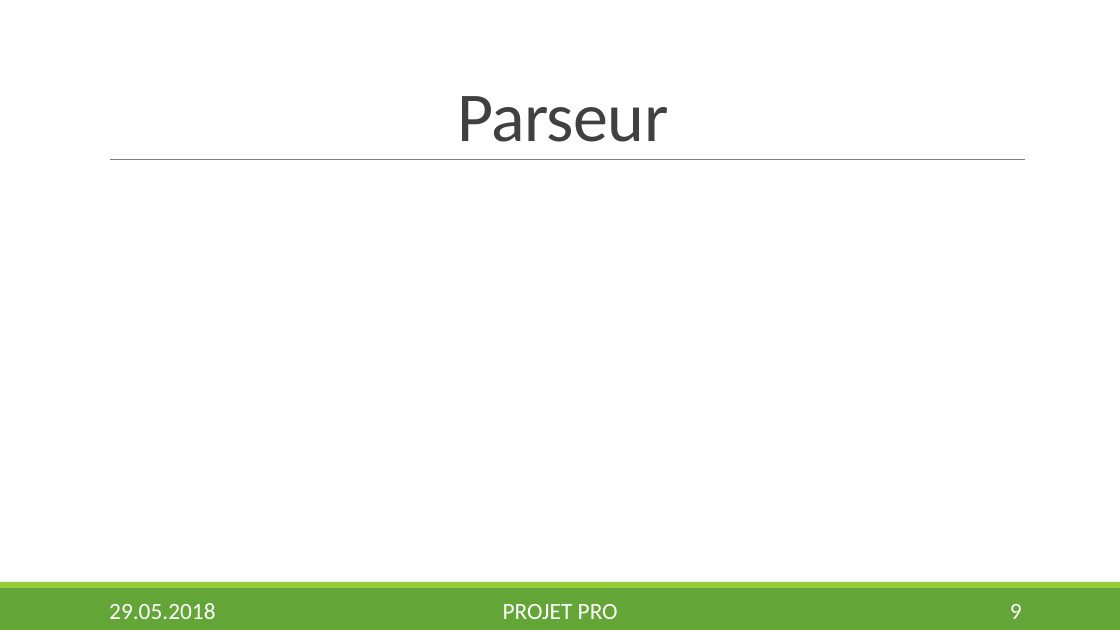
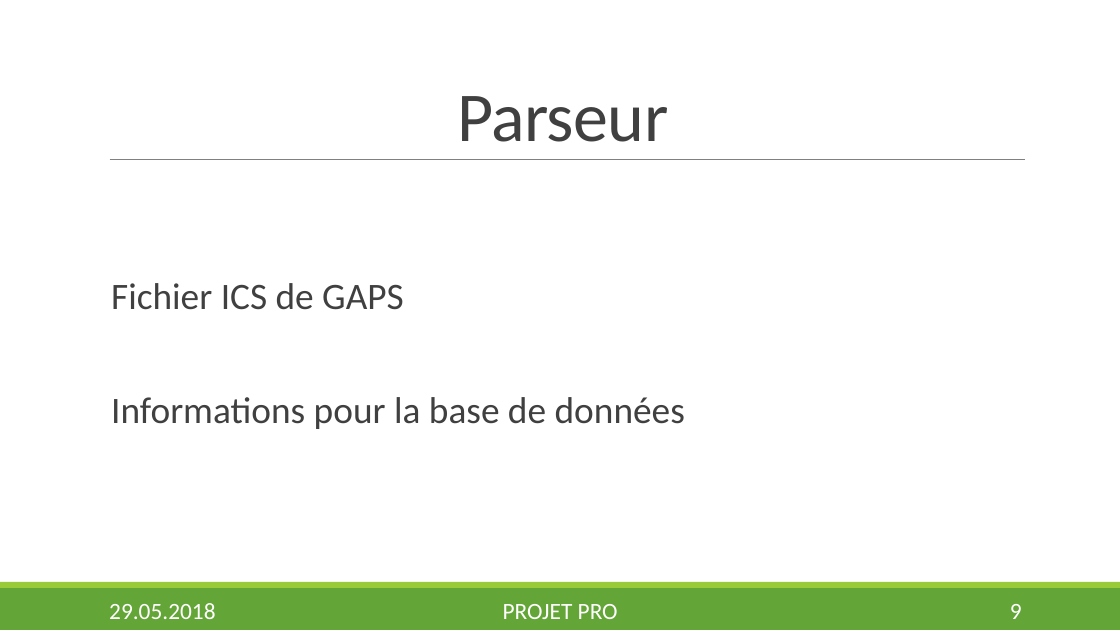
Before and after one commit to Nyahon/PRO, a slide deck: slide 9 of presentation/DaryllFinal.pptx. Drawn at 1120x630 pixels with LibreOffice and Linux fonts; fonts in the diff are those of the drawing; background and template pictures are left out. Boxes give left, top, right and bottom in pixels: in the first picture for what was removed or moved away, otherwise in the second. Text is boxed around its words. In the diff, an @@ line names an element or a change of style, - is before the commit and + after.

```diff
--- a/presentation/DaryllFinal.pptx
+++ b/presentation/DaryllFinal.pptx
@@ text added at box(111, 283, 685, 429), 32 pt, text #404040 @@
+  Fichier ICS de GAPS
+  Informations pour la base de données
```
Also in this commit, not shown: 9 other slides changed, 3 other files.
